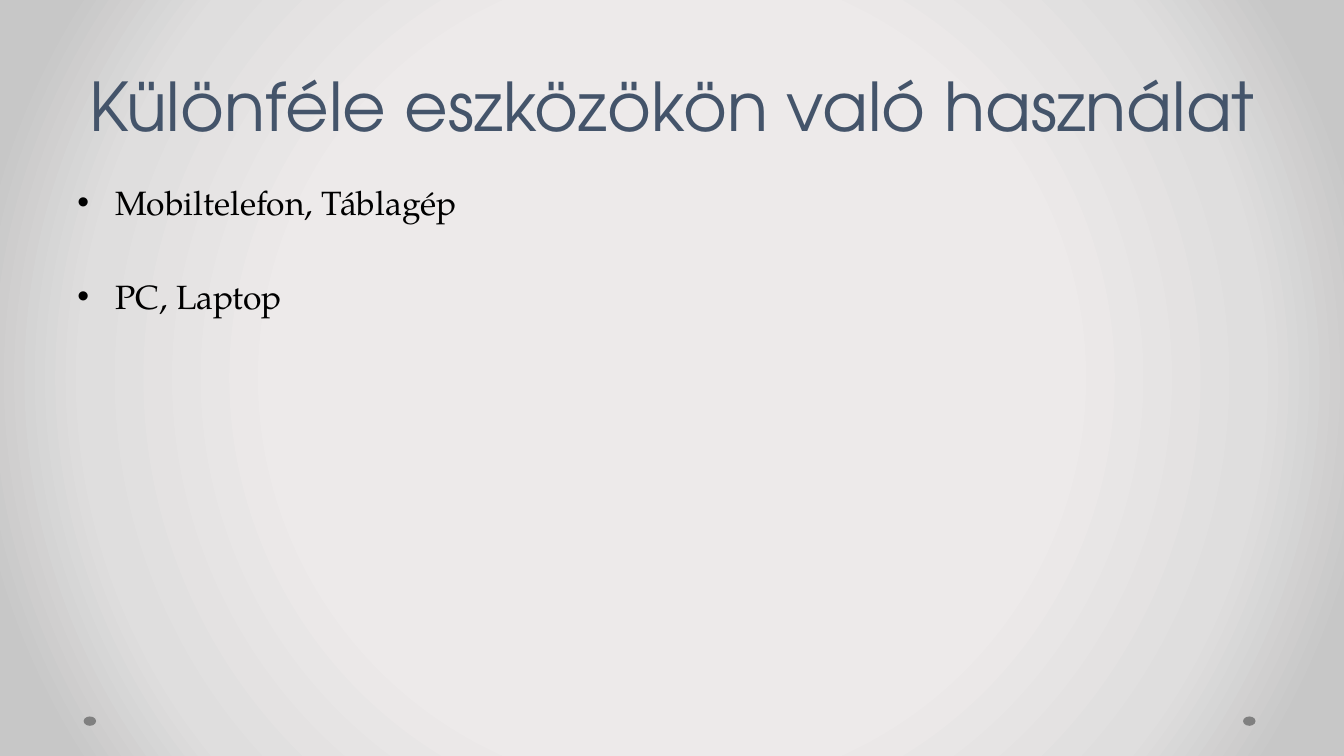
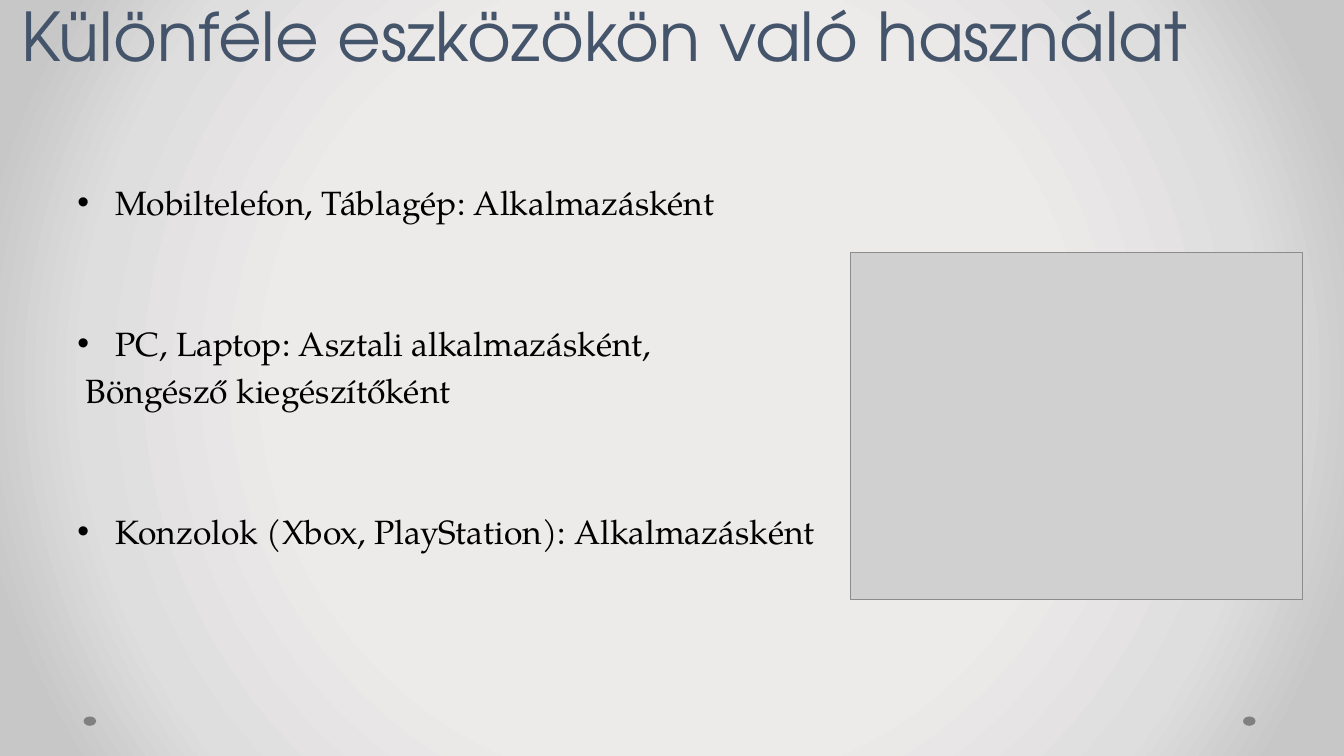
Before and after one commit to lampandras/ppt-bemutato-szakmai, a slide deck: slide 3 of VPN-hálózatok.pptx. Drawn at 1344x756 pixels with LibreOffice and Linux fonts; fonts in the diff are those of the drawing; grey boxes stand for pictures. Boxes give left, top, right and bottom in pixels: in the first picture for what was removed or moved away, otherwise in the second. Text is boxed around its words. In the diff, an @@ line names an element or a change of style, - is before the commit and + after.

```diff
--- a/VPN-hálózatok.pptx
+++ b/VPN-hálózatok.pptx
@@ title "Különféle eszközökön való használat": place and size @@
-title "Különféle eszközökön való használat" at bbox=[89, 80, 1254, 132]
+title "Különféle eszközökön való használat" at bbox=[22, 10, 1187, 62]
@@ text at bbox=[86, 190, 814, 554]: text changed @@
-• Mobiltelefon, Táblagép
-• PC, Laptop
+• Mobiltelefon, Táblagép: Alkalmazásként
+• PC, Laptop: Asztali alkalmazásként,
+Böngésző kiegészítőként
+• Konzolok (Xbox, PlayStation): Alkalmazásként
@@ picture added at bbox=[851, 252, 1303, 600] @@
```
Also in this commit, not shown: 1 other slide changed, 2 slides added, 2 slides removed.
